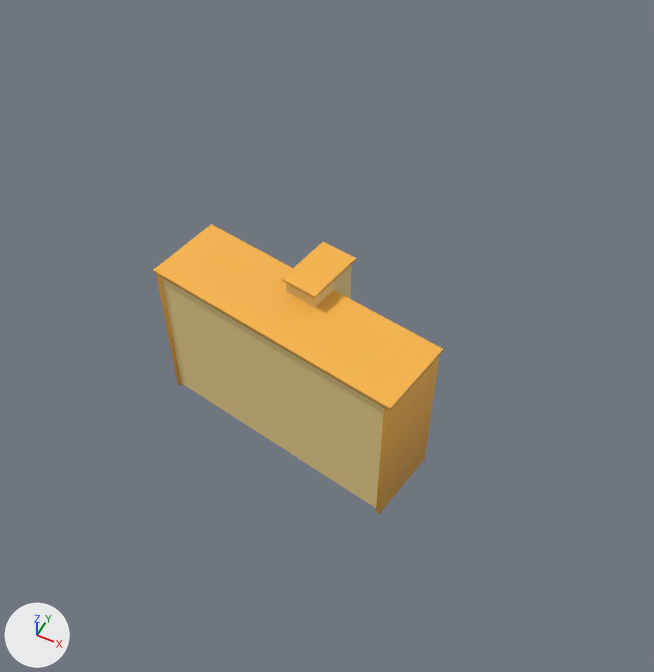
The FBX model Assets/Models/Exported Pack/Assets/Level 2 Chunk 6 V2.fbx: old version first, new version second.
Both versions are drawn from a camera (50 mm lens) standing at (-0.548, 0.304, 0.252) and looking at (-0.646, 0.502, 0.005). Lighting does not change. The marker at lower left points along +X, +Y and +Z. Where no turn or scale is listed for an object, it has been applied to the vertices.
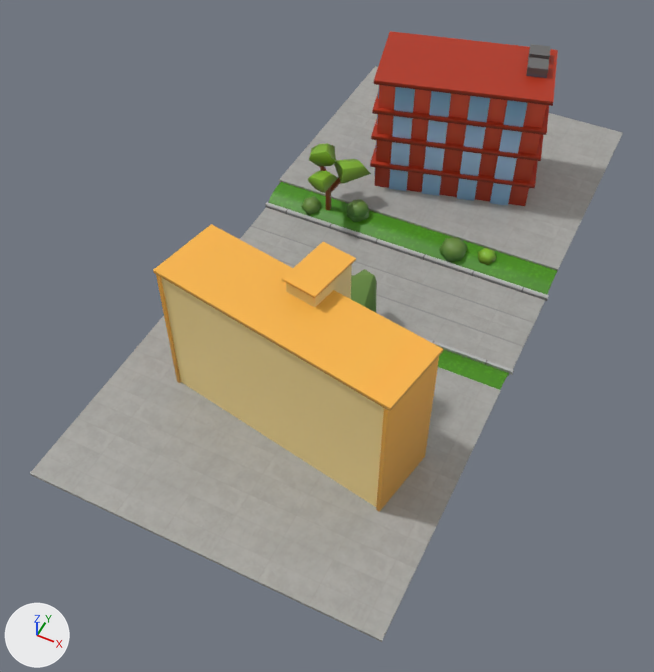
Changed parts and their boxes (x1, y1, x2, y2) in the pictures (654 x 672 px):
'pCube9403', added: after (30, 316, 501, 642)
'pCube15839', added (red): after (370, 31, 558, 206)
'pCube9404', added: after (279, 66, 623, 271)
'pCube9394', added: after (240, 207, 545, 369)
'pCube9402', added (green): after (268, 182, 557, 295)
'pCube9386', added (green): after (308, 143, 371, 211)
'pCube9383', added: after (265, 202, 549, 301)
'pCube9384', added (green): after (438, 349, 509, 390)
'polySurface22', added (green): after (351, 269, 377, 312)
'pSphere72', added (green): after (439, 237, 468, 262)
'pCube9387', added: after (418, 335, 514, 375)
'pSphere71', added: after (347, 199, 369, 218)
'pSphere69', added: after (301, 196, 321, 215)
'pSphere77', added: after (478, 248, 496, 265)
'pSphere74', added: after (347, 208, 369, 222)

Edits to the bpy script that builds the scene:
```text
Add ob_psphere71:
    ob_psphere71 = bpy.data.objects.new('pSphere71', me_mesh_012)  # 41 vertices, 32 faces; spans x -0.0048..0.0047, y -0.00492..0.00437, z 0.00038..0.00486; in mat_rough_colour_scheme (picture img_colour_scheme_v4_jpeg)
    ob_psphere71.location = (-0.665, 0.5678, 0.0071)
Add ob_pcube15839:
    ob_pcube15839 = bpy.data.objects.new('pCube15839', me_mesh_019)  # 128 vertices, 81 faces; spans x -0.0374..0.0374, y -0.0263..0.0263, z -0.0122..0.0455; in mat_rough_colour_scheme (picture img_colour_scheme_v4_jpeg)
    ob_pcube15839.location = (-0.6394, 0.6108, 0.0167)
Add ob_pcube9386:
    ob_pcube9386 = bpy.data.objects.new('pCube9386', me_mesh_006)  # 64 vertices, 46 faces; spans x -0.0112..0.0139, y -0.0143..0.012, z -0.0145..0.0133; in mat_rough_colour_scheme (picture img_colour_scheme_v4_jpeg)
    ob_pcube9386.location = (-0.6777, 0.568, 0.0188)
Add ob_psphere69:
    ob_psphere69 = bpy.data.objects.new('pSphere69', me_mesh_004)  # 19 vertices, 15 faces; spans x -0.00378..0.00376, y -0.00473..0.00382, z -0.00173..0.00463; in mat_rough_colour_scheme (picture img_colour_scheme_v4_jpeg)
    ob_psphere69.location = (-0.6849, 0.5651, 0.0038)
Add ob_psphere74:
    ob_psphere74 = bpy.data.objects.new('pSphere74', me_mesh_017)  # 32 vertices, 16 faces; spans x -0.00506..0.00505, y -0.0049..0.00485, z -0.00125..0.00351; in mat_rough_colour_scheme (picture img_colour_scheme_v4_jpeg)
    ob_psphere74.location = (-0.665, 0.5679, 0.0062)
Add ob_pcube9383:
    ob_pcube9383 = bpy.data.objects.new('pCube9383', me_mesh_003)  # 10 vertices, 9 faces; spans x -0.0618..0.0618, y -0.0008..0.0008, z -0.0009..0.0009; in mat_new_texture_sheet (picture img_texture_sheet_a_jpeg)
    ob_pcube9383.location = (-0.6423, 0.5597, 0.0019)
Add ob_pcube9402:
    ob_pcube9402 = bpy.data.objects.new('pCube9402', me_mesh_001)  # 16 vertices, 11 faces; spans x -0.0612..0.0612, y -0.0204..0.0917, z -0.0006..0.0047; in mat_new_texture_sheet (picture img_texture_sheet_a_jpeg)
    ob_pcube9402.location = (-0.6425, 0.5802, 0.0007)
Add ob_pcube9403:
    ob_pcube9403 = bpy.data.objects.new('pCube9403', me_mesh_015)  # a box spanning x -0.0617..0.0617, y -0.0498..0.0498, z -0.0005..0.0005; in mat_new_texture_sheet (picture img_texture_sheet_a_jpeg)
    ob_pcube9403.location = (-0.6429, 0.4556, 0.0056)
Add ob_pcube9387:
    ob_pcube9387 = bpy.data.objects.new('pCube9387', me_mesh_007)  # 10 vertices, 9 faces; spans x -0.0618..0.0618, y -0.0008..0.0008, z -0.0009..0.0009; in mat_new_texture_sheet (picture img_texture_sheet_a_jpeg)
    ob_pcube9387.location = (-0.6423, 0.5186, 0.0019)
Add ob_pcube9404:
    ob_pcube9404 = bpy.data.objects.new('pCube9404', me_mesh_015.copy())
    ob_pcube9404.location = (-0.6429, 0.6221, 0.0056)
Add ob_psphere77:
    ob_psphere77 = bpy.data.objects.new('pSphere77', me_mesh_014)  # 19 vertices, 15 faces; spans x -0.00374..0.00374, y -0.00354..0.00319, z -0.00059..0.00384; in mat_rough_colour_scheme (picture img_colour_scheme_v4_jpeg)
    ob_psphere77.location = (-0.6085, 0.5674, 0.0047)
Add ob_pcube9394:
    ob_pcube9394 = bpy.data.objects.new('pCube9394', me_mesh_005)  # 8 vertices, 3 faces; spans x -0.0612..0.0612, y -0.0204..0.0204, z -0.0006..0.0006; in mat_new_texture_sheet (picture img_texture_sheet_a_jpeg)
    ob_pcube9394.location = (-0.6424, 0.5395, 0.0007)
Add ob_pcube9384:
    ob_pcube9384 = bpy.data.objects.new('pCube9384', me_mesh_002)  # 16 vertices, 11 faces; spans x -0.0612..0.0612, y -0.0915..0.0204, z -0.0006..0.0047; in mat_new_texture_sheet (picture img_texture_sheet_a_jpeg)
    ob_pcube9384.location = (-0.6428, 0.4978, 0.0007)
Add ob_polysurface22:
    ob_polysurface22 = bpy.data.objects.new('polySurface22', me_mesh_1)  # 44 vertices, 32 faces; spans x -0.0102..0.0107, y -0.0147..0.0157, z -0.0146..0.0146; in mat_rough_colour_scheme (picture img_colour_scheme_v4_jpeg)
    ob_polysurface22.location = (-0.6395, 0.5099, 0.0153)
Add ob_psphere72:
    ob_psphere72 = bpy.data.objects.new('pSphere72', me_mesh_010)  # 19 vertices, 15 faces; spans x -0.00489..0.00489, y -0.00602..0.00541, z -0.00117..0.00582; in mat_rough_colour_scheme (picture img_colour_scheme_v4_jpeg)
    ob_psphere72.location = (-0.6218, 0.5657, 0.004)
```
